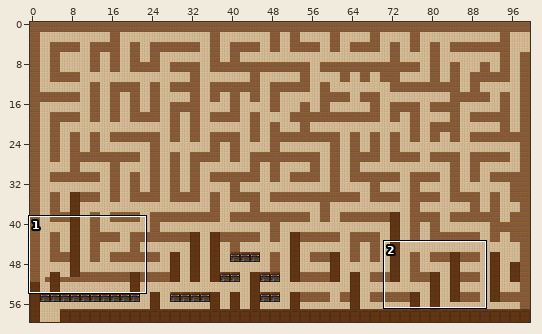
Level history. Tiled map: Assets/Maps/Tiled/ACP01.tmx. Above, an overview of the earlier version with the close-up marked.
Close-up. The starting point:
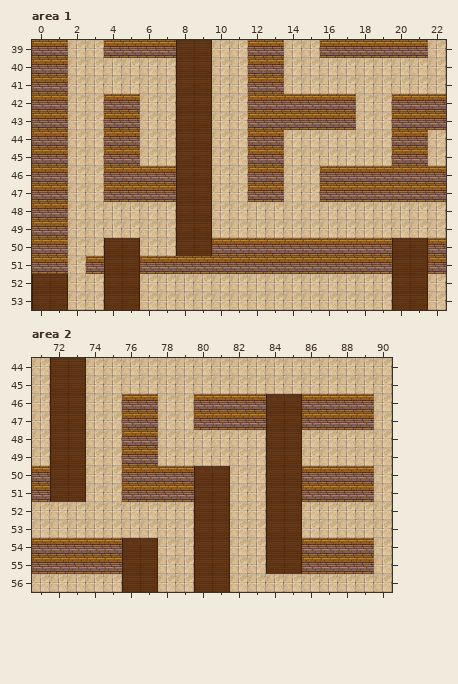
Cells are 32x32 px. Shown: area 1 x 0..22, y 39..53; area 2 x 71..90, y 44..56. The commit also changed other parts of the map, which this record leaves out.
New version:
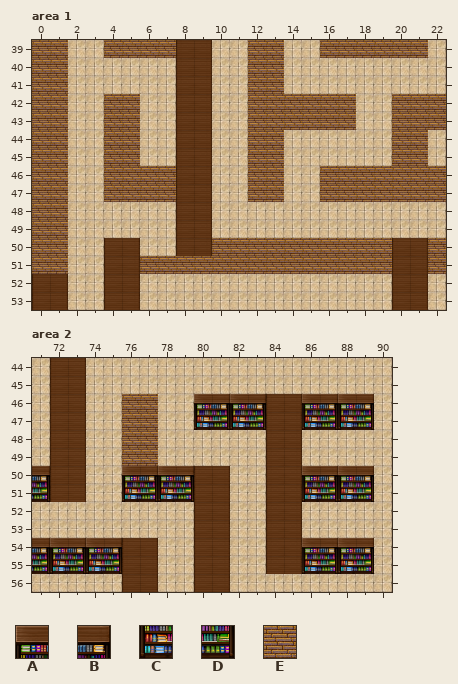
Key: from "Biblio02": A 332, B 333, C 345, D 346; from "Piso03": E 1.
_ is an empty cell.
The exact change:
Layer "Ceiling", area 1:
The author cleared tile E in row 51 at x 3.
Layer "Ceiling", area 2:
The edit adds tile A in row 46 at x 80, 82, 86 and 88; in row 50 at x 76, 78, 86 and 88; in row 54 at x 72, 74, 86 and 88.
The edit adds tile B in row 46 at x 81, 83, 87 and 89; in row 50 at x 71, 77, 79, 87 and 89; in row 54 at x 71, 73, 75, 87 and 89.
The edit adds tile C in row 47 at x 80, 82, 86 and 88; in row 51 at x 76, 78, 86 and 88; in row 55 at x 72, 74, 86 and 88.
The edit adds tile D in row 47 at x 81, 83, 87 and 89; in row 51 at x 71, 77, 79, 87 and 89; in row 55 at x 71, 73, 75, 87 and 89.
Where, in picture pixels (left, top, right, bottom), the same in both close-ups:
removed: (86, 256, 104, 274)
added: (194, 394, 266, 430)
added: (302, 394, 374, 430)
added: (32, 466, 50, 502)
added: (122, 466, 194, 502)
added: (302, 466, 374, 502)
added: (32, 538, 122, 574)
added: (302, 538, 374, 574)
